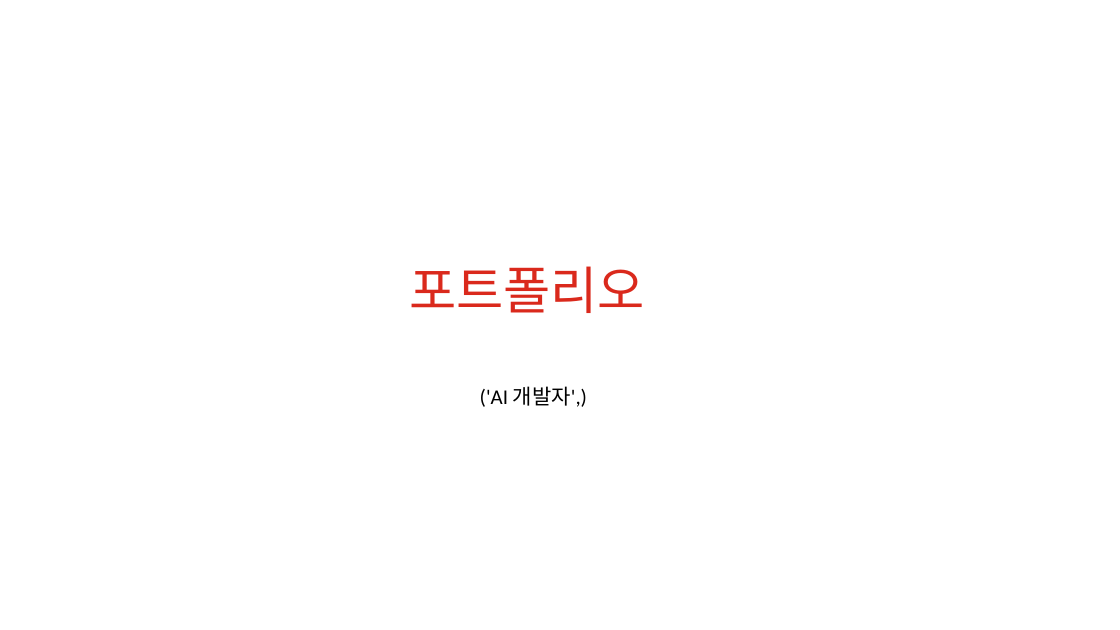
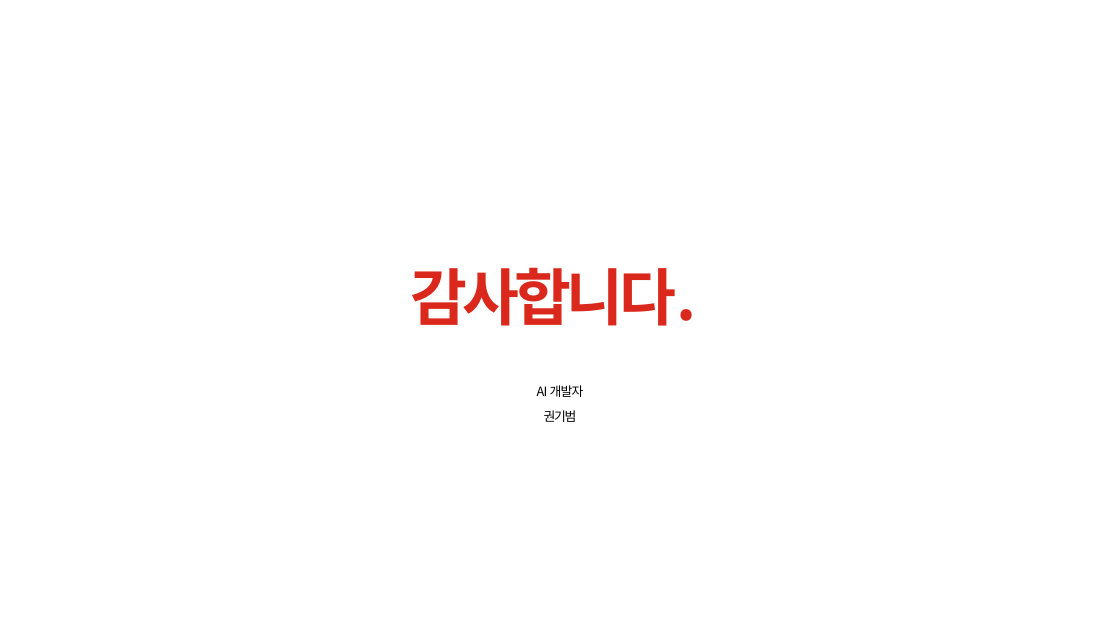
Before and after one commit to qja1998/github_mcp, a slide deck: slide 5 of ppt/test.pptx. Drawn at 1120x630 pixels with LibreOffice and Linux fonts; fonts in the diff are those of the drawing; background and template pictures are left out. Boxes give left, top, right and bottom in pixels: in the first picture for what was removed or moved away, otherwise in the second. Text is boxed around its words. In the diff, an @@ line names an element or a change of style, - is before the commit and + after.

```diff
--- a/ppt/test.pptx
+++ b/ppt/test.pptx
@@ title at bbox=[410, 267, 696, 326]: text changed; size 44 to 53 pt; bold on @@
-포트폴리오
+감사합니다.
@@ text at bbox=[537, 385, 584, 422]: text changed; size 18 to 11 pt; font Calibri to Noto Sans CJK KR @@
-('AI 개발자',)
+AI 개발자
+권기범
```
Also in this commit, not shown: 3 other slides changed, 1 slide added, 1 slide removed, 3 other files.
